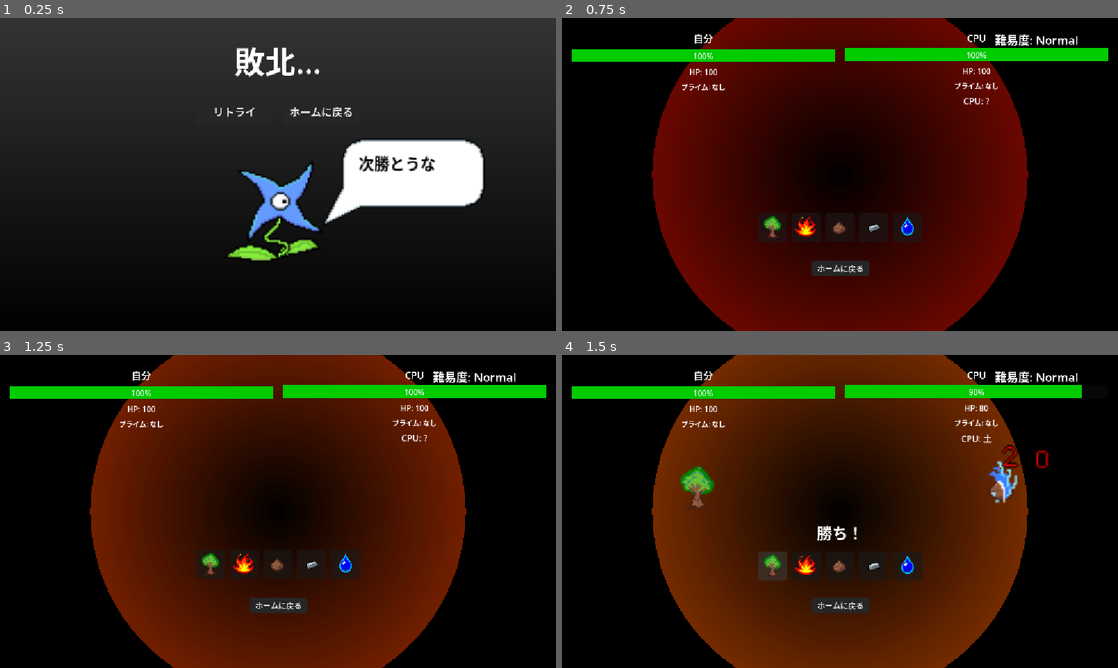
Above: before the commit, frames 1-4 (two rows, left to right).
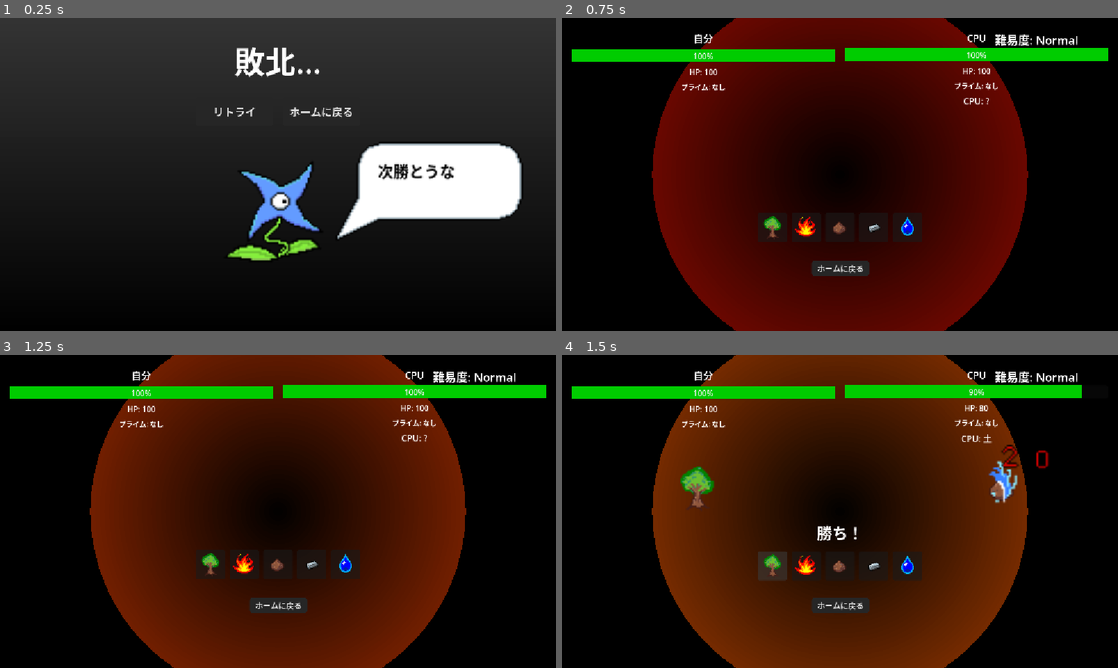
Above: after the commit, the same moments.

Repository: Ragulai1214/gogyoken
Game: Godot game, scene res://scenes/Result.tscn
Two runs of this game, one before a commit and one after it. Both use one fixed random seed, a clock stepped at 60 frames per second and the inputs below. This scene is started directly instead of the project's main scene.
Inputs (mouse positions are in pixels of both pictures, inside the frame that each line leads up to):
- Up to frame 1 (0.25 s): no input
- Up to frame 2 (0.75 s): click "リトライ" at 0.5 s
- Up to frame 3 (1.25 s): no input
- Up to frame 4 (1.5 s): click (773, 564) at 1.27 s

The runs differ from the first frame. In frame 1, 4.9% of the frame differs, in the area x 58-94%, y 38-71%; in frame 2, nothing differs; in frame 3, nothing differs; in frame 4, nothing differs.

Commit message:
change commente size

Diff:
--- a/scenes/Result.tscn
+++ b/scenes/Result.tscn
@@ -219,8 +219,8 @@
 layout_mode = 0
 offset_left = 509.0
 offset_top = 202.0
-offset_right = 819.0
-offset_bottom = 321.5
+offset_right = 868.0
+offset_bottom = 338.0
 scale = Vector2(2, 2)
 texture = ExtResource("4_4ij2v")
 
@@ -229,12 +229,12 @@
 anchors_preset = -1
 anchor_left = 0.377
 anchor_top = 0.31
-anchor_right = 0.744
-anchor_bottom = 0.68600005
-offset_left = 0.13000488
-offset_top = -0.04499817
-offset_right = -0.13999939
-offset_bottom = 0.022994995
+anchor_right = 0.71900004
+anchor_bottom = 0.65400004
+offset_left = 1.6569824
+offset_top = 2.8399963
+offset_right = -0.09402466
+offset_bottom = -0.059013367
 grow_horizontal = 2
 grow_vertical = 2
 autowrap_mode = 2
